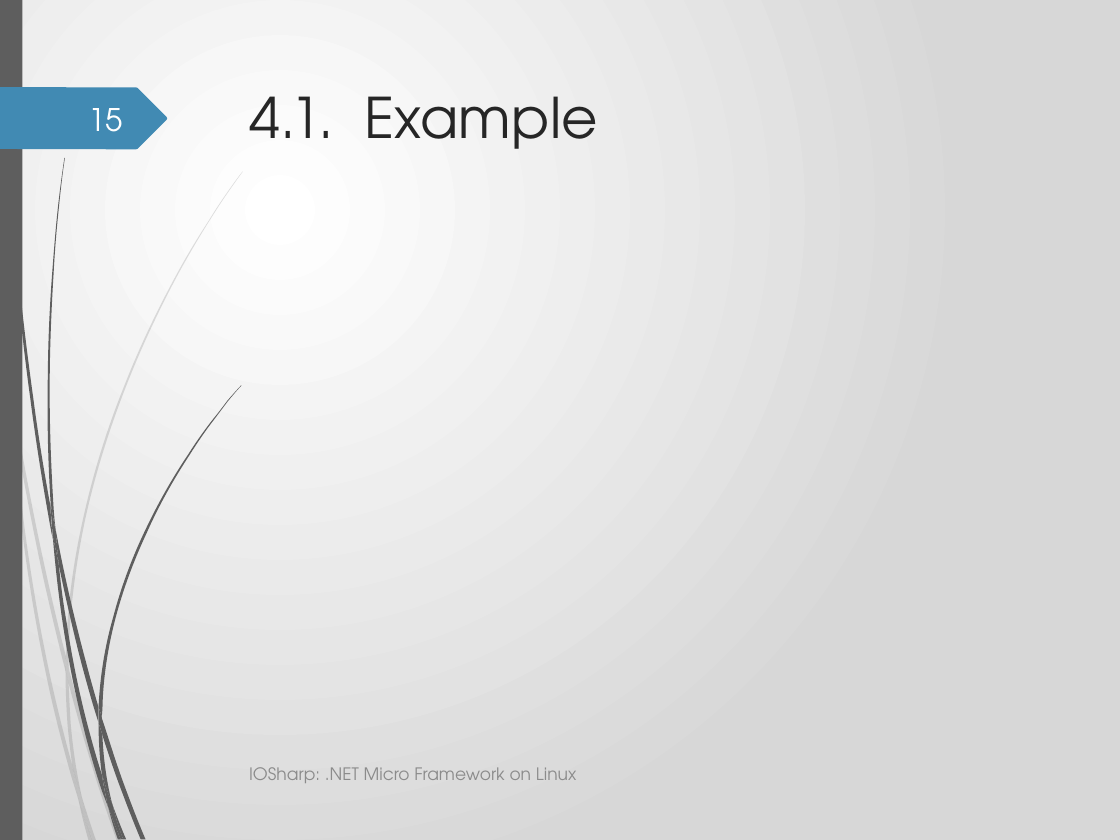
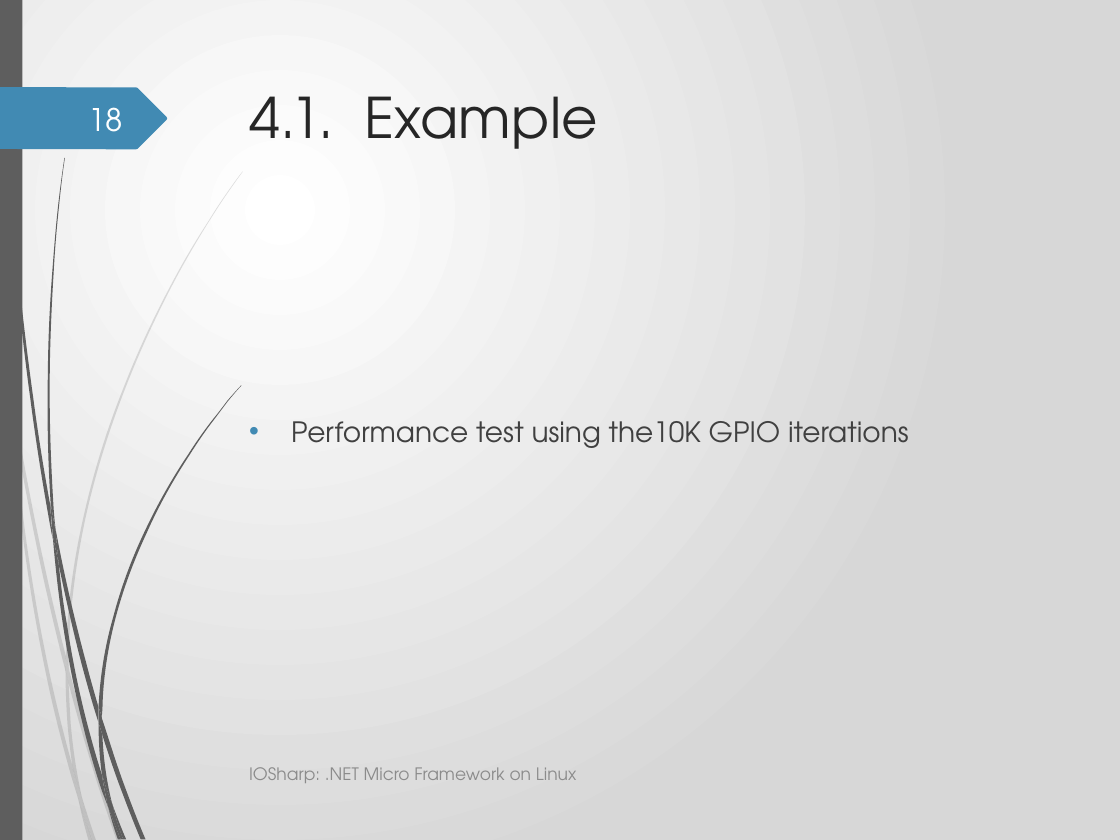
Before and after one commit to GerardSoleCa/BachelorThesisMisc, a slide deck: slide 18 of ThesisDoc/IOSharp.pptx (slide 15 before the commit). Drawn at 1120x840 pixels with LibreOffice and Linux fonts; fonts in the diff are those of the drawing; background and template pictures are left out. Boxes give left, top, right and bottom in pixels: in the first picture for what was removed or moved away, otherwise in the second. Text is boxed around its words. In the diff, an @@ line names an element or a change of style, - is before the commit and + after.

```diff
--- a/ThesisDoc/IOSharp.pptx
+++ b/ThesisDoc/IOSharp.pptx
@@ page number at box(89, 107, 123, 132): text changed @@
-15
+18
@@ text added at box(291, 421, 909, 448), 18 pt, text #404040 @@
+• Performance test using the10K GPIO iterations
```
Also in this commit, not shown: 8 other slides changed, 4 slides added, 5 other files.
